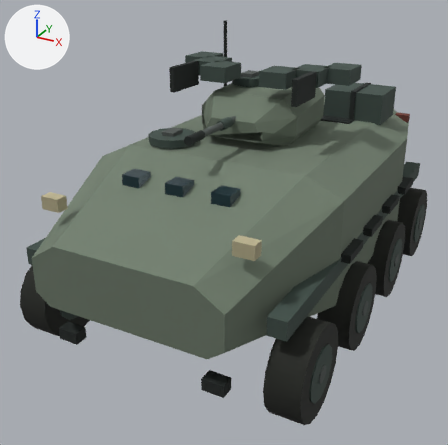
Renders of the glTF model public/models/art/china/apc.glb from each side of a commit.
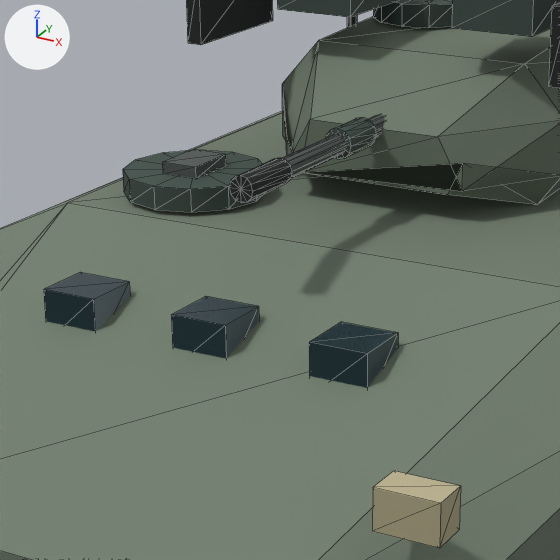
There are two pictures of each version: one whole from a camera (50 mm lens) standing at (2.98, -6.21, 3.87) and looking at (-0.22, -0.38, 0.96), one close up on the part from 24% to 66% of the width and 17% to 60% of the height. Every picture has the same lights, and +X, +Y and +Z are marked at upper left. The older version's two pictures come first. The close-ups show mesh edges as thin lines. Where no turn or scale is listed for an object, it has been applied to the vertices. Vertices at exactly the same position are counted once.

Names of what the first close-up shows: 'armor', 'armor.001', 'equipment', 'equipment.001', 'equipment.002', 'glass'.
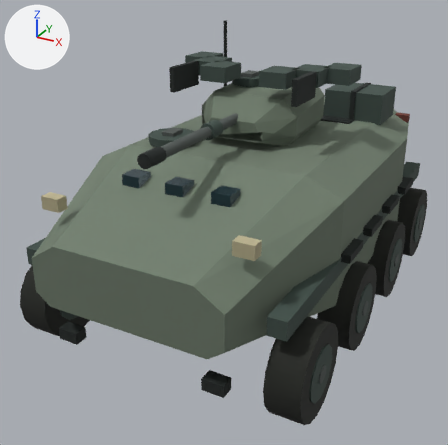
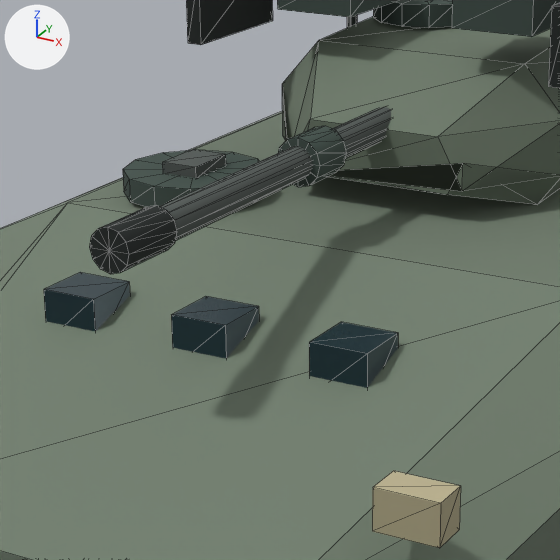
Boxes (x1, y1, x2, y2) around the edits, measured in the close-ups (560 x 560 px; the box of a moved part takes in the faces that stretch with it):
'equipment', reshaped (93% wider, 88% taller): before (229, 114, 385, 203); after (89, 106, 391, 274)
part 1 of me_mesh_0, moved or reshaped: before (325, 117, 376, 159); after (278, 126, 347, 187)
part 2 of me_mesh_0, moved or reshaped: before (229, 158, 292, 203); after (89, 205, 177, 274)
part 3 of me_mesh_0, moved or reshaped: before (282, 114, 385, 178); after (159, 106, 391, 241)

The change, as a list of edits to the scene's bpy script:
```text
Change me_mesh_0:
    used by ob_equipment; location = (0.0, -0.4, 2.25)
    remove me_mesh_0.from_pydata(...)  # 78 vertices, 144 faces; spans x -0.052..0.052, y -1.07..0.0, z -0.052..0.052
    add me_mesh_0.from_pydata(...)  # 78 vertices, 144 faces; spans x -0.083..0.083, y -1.77..0.0, z -0.083..0.083
    me_mesh_0 part 1: the loose piece of 26 vertices spanning x -0.052..0.052, y -0.451..-0.271, z -0.052..0.052 is scaled about its middle by (1.57, 1, 1.57), then moved by (0.0, -0.266, 0.0)
    me_mesh_0 part 2: the loose piece of 26 vertices spanning x -0.044..0.044, y -1.07..-0.83, z -0.044..0.044 is scaled about its middle by (1.57, 1, 1.57), then moved by (0.0, -0.7, 0.0)
    me_mesh_0 part 3: 25 of 78 vertices moved; they spanned x -0.035..0.035, y -0.95..0.0, z -0.035..0.035 and now span x -0.055..0.055, y -1.65..0.0, z -0.055..0.055; mean shift (0.0, -0.364, 0.0); largest move (0.018, -0.95, -0.03) -> (0.027, -1.65, -0.048)
```
